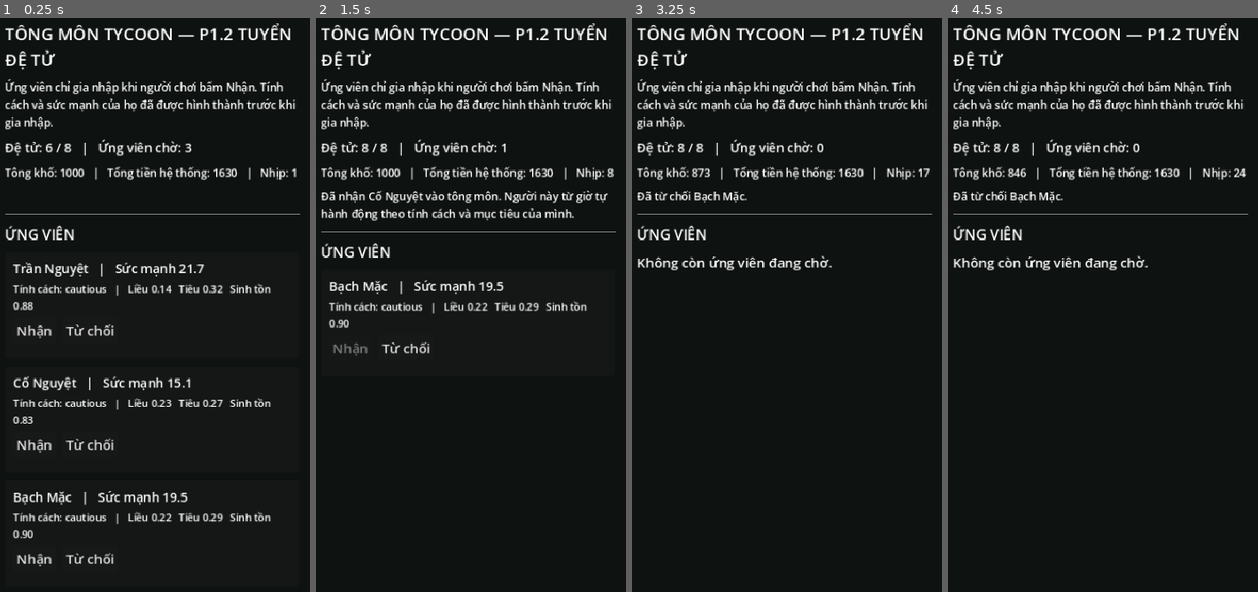
Above: before the commit, frames 1-4 (left to right).
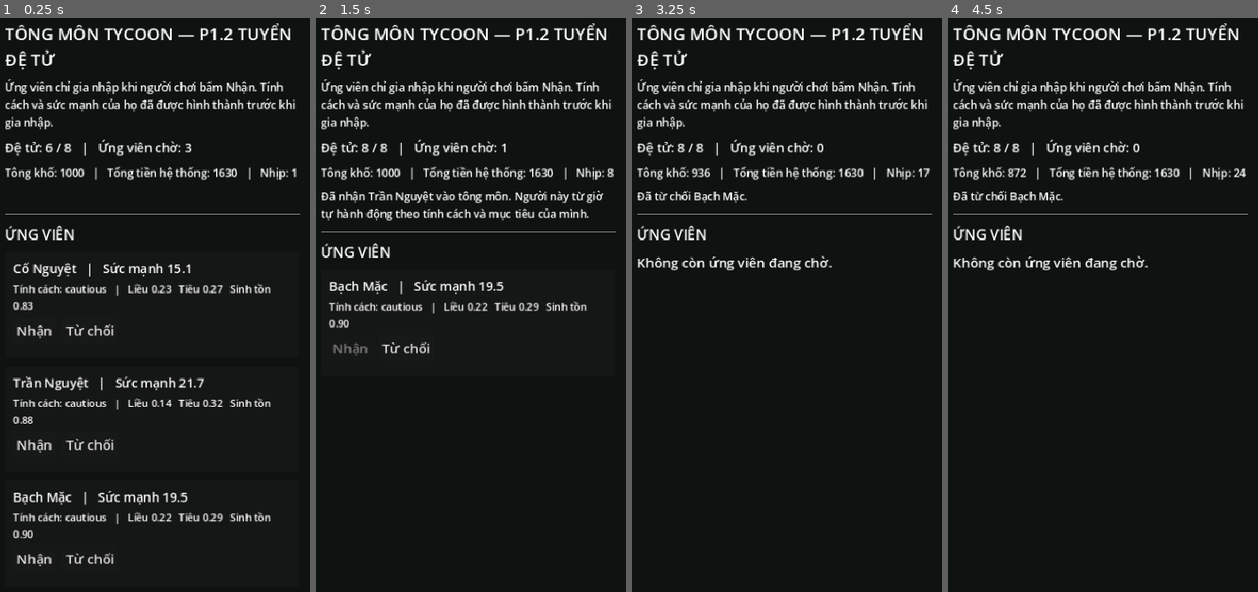
Above: after the commit, the same moments.

Repository: vuanhtuan161094-byte/TongMonBaDao
Game: Godot game, scene res://scenes/p1/p1_2_recruitment.tscn
Same seed, same stepped clock (60 frames per second), same inputs: the game is played once before the commit and once after it. This scene is started directly instead of the project's main scene.
Inputs:
- Up to frame 1 (0.25 s): no input
- Up to frame 2 (1.5 s): click "Nhận" at 0.5 s; click "Nhận" at 1.25 s
- Up to frame 3 (3.25 s): click "Từ chối" at 2 s
- Up to frame 4 (4.5 s): no input

The runs differ from the first frame. In frame 1, 1.6% of the frame differs, in the area x 4-72%, y 42-71%; in frame 2, 1.8%, in the area x 1-95%, y 30-36%; in frame 3, less than 0.1%; in frame 4, less than 0.1%.

Commit message:
feat: persist P1.3 sparse relationships

Diff:
--- a/godot/src/simulation/state/simulation_state.gd
+++ b/godot/src/simulation/state/simulation_state.gd
@@ -22,6 +22,13 @@
     "accepted": 0,
     "rejected": 0
 }
+
+# P1.3 keeps a sparse directed social graph. Keys are source id -> target id.
+# Missing edges mean neutral/no meaningful relationship and cost no storage.
+var p1_relationships_enabled: bool = false
+var relationships: Dictionary = {}
+var companion_assignments: Dictionary = {}
+var relationship_event_count: int = 0
 
 func total_money() -> int:
     var total := sect.treasury
@@ -63,6 +70,35 @@
                 errors.append("Recruitment candidate %s has an invalid personality bias." % candidate.id)
                 break
 
+    for raw_source_id in relationships.keys():
+        var source_id := StringName(raw_source_id)
+        if not disciples.has(source_id):
+            errors.append("Relationship source %s is not an active disciple." % source_id)
+            continue
+        var source_map = relationships[raw_source_id]
+        if not (source_map is Dictionary):
+            errors.append("Relationship source %s has invalid storage." % source_id)
+            continue
+        for raw_target_id in source_map.keys():
+            var target_id := StringName(raw_target_id)
+            if source_id == target_id:
+                errors.append("Self relationship is not allowed for %s." % source_id)
+                continue
+            if not disciples.has(target_id):
+                errors.append("Relationship target %s is not an active disciple." % target_id)
+                continue
+            var relation: RelationshipState = source_map[raw_target_id]
+            for value in [relation.affinity, relation.trust, relation.respect]:
+                if value < 0.0 or value > 100.0:
+                    errors.append("Relationship %s -> %s has an out-of-range value." % [source_id, target_id])
+                    break
+
+    for raw_source_id in companion_assignments.keys():
+        var source_id := StringName(raw_source_id)
+        var target_id := StringName(companion_assignments[raw_source_id])
+        if source_id == target_id or not disciples.has(source_id) or not disciples.has(target_id):
+            errors.append("Invalid companion assignment %s -> %s." % [source_id, target_id])
+
     if initial_total_money > 0 and total_money() != initial_total_money:
         errors.append("Money conservation failed: expected %d, got %d" % [initial_total_money, total_money()])
 
@@ -83,6 +119,17 @@
     for candidate_id in candidate_ids:
         var candidate: CandidateState = recruitment_candidates[candidate_id]
         candidate_rows.append(candidate.to_dict())
+
+    var relationship_rows: Array = []
+    var source_ids: Array = relationships.keys()
+    source_ids.sort()
+    for raw_source_id in source_ids:
+        var source_map: Dictionary = relationships[raw_source_id]
+        var target_ids: Array = source_map.keys()
+        target_ids.sort()
+        for raw_target_id in target_ids:
+            var relation: RelationshipState = source_map[raw_target_id]
+            relationship_rows.append(relation.to_dict())
 
     return {
         "save_version": SAVE_VERSION,
@@ -95,6 +142,10 @@
         "recruitment_generation_index": recruitment_generation_index,
         "recruitment_stats": recruitment_stats.duplicate(true),
         "recruitment_candidates": candidate_rows,
+        "p1_relationships_enabled": p1_relationships_enabled,
+        "relationships": relationship_rows,
+        "companion_assignments": companion_assignments.duplicate(true),
+        "relationship_event_count": relationship_event_count,
         "sect": sect.to_dict(),
         "disciples": disciple_rows,
         "regions": region_rows
@@ -109,6 +160,8 @@
     state.p1_goal_personality_enabled = bool(data.get("p1_goal_personality_enabled", false))
     state.p1_recruitment_enabled = bool(data.get("p1_recruitment_enabled", false))
     state.recruitment_generation_index = int(data.get("recruitment_generation_index", 0))
+    state.p1_relationships_enabled = bool(data.get("p1_relationships_enabled", false))
+    state.relationship_event_count = int(data.get("relationship_event_count", 0))
     state.sect = SectState.from_dict(data.get("sect", {}))
 
     var saved_recruitment_stats = data.get("recruitment_stats", {})
@@ -129,4 +182,21 @@
             var candidate := CandidateState.from_dict(row)
             state.recruitment_candidates[candidate.id] = candidate
 
+    for row in data.get("relationships", []):
+        if row is Dictionary:
+            var relation := RelationshipState.from_dict(row)
+            if relation.source_id == &"" or relation.target_id == &"" or relation.source_id == relation.target_id:
+                continue
+            var source_key := str(relation.source_id)
+            var source_map: Dictionary = state.relationships.get(source_key, {})
+            source_map[str(relation.target_id)] = relation
+            state.relationships[source_key] = source_map
+
+    var saved_companions = data.get("companion_assignments", {})
+    if saved_companions is Dictionary:
+        var keys: Array = saved_companions.keys()
+        keys.sort()
+        for key in keys:
+            state.companion_assignments[str(key)] = str(saved_companions[key])
+
     return state
